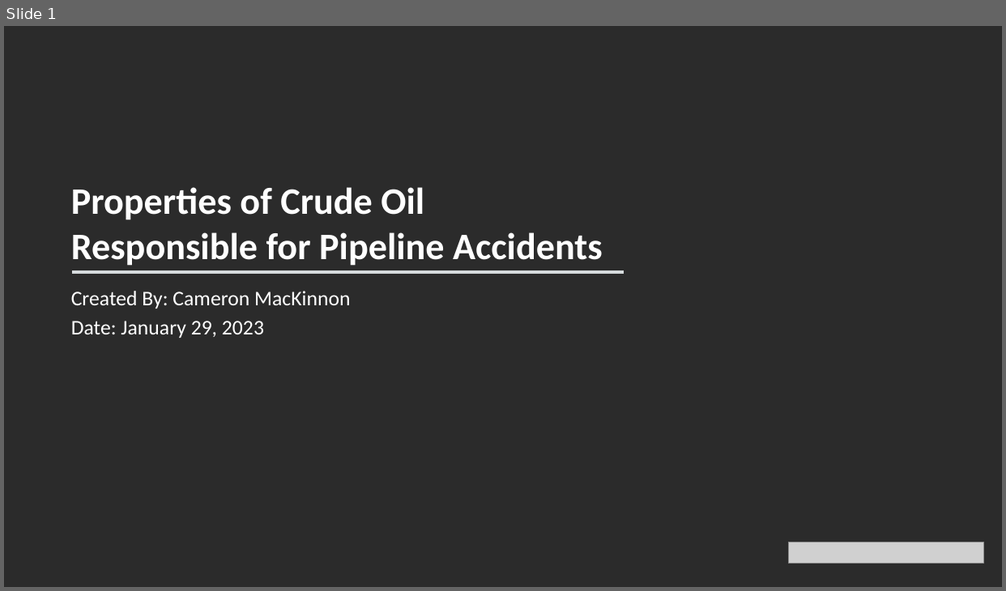
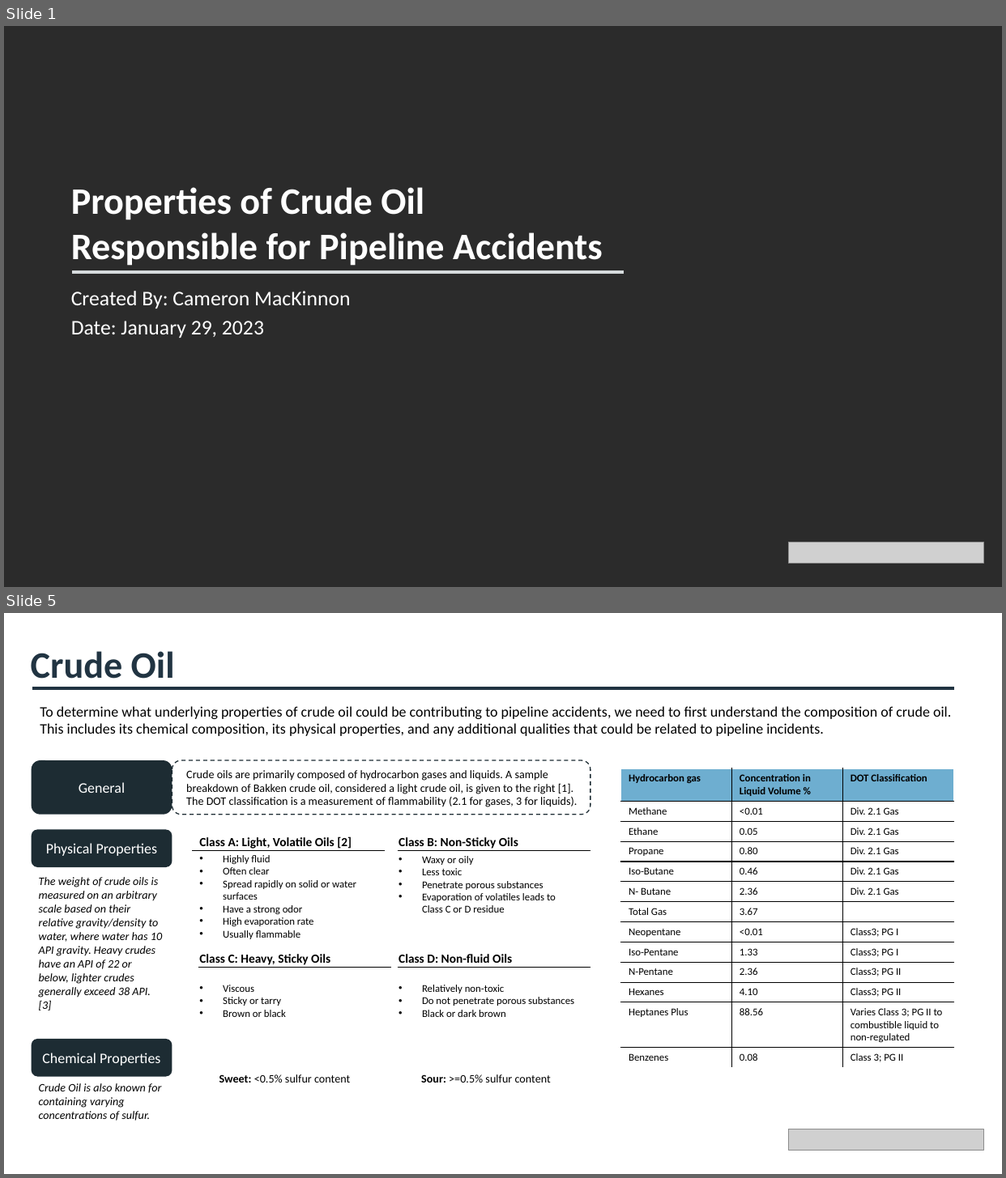
Before and after one commit to cameronmackinnon/crude_oil_accidents, a slide deck: presentations/Pipeline Accidents Presentation v0.pptx. Shown one above the other, each under a label of ours: slide 1 before the commit, slides 1 and 5 after it; the slides between them are not shown. The pictures are 1006x591 and 1006x1178 pixels, drawn with LibreOffice and Linux fonts; fonts in the diff are those of the drawing; grey boxes stand for pictures; background and template pictures are left out; a plain dark background stands for a picture behind light text. Boxes give left, top, right and bottom in pixels: in the first picture for what was removed or moved away, otherwise in the second. Text is boxed around its words. In the diff, an @@ line names an element or a change of style, - is before the commit and + after.

```diff
--- a/presentations/Pipeline Accidents Presentation v0.pptx
+++ b/presentations/Pipeline Accidents Presentation v0.pptx
@@ slide 5 added at box(4, 613, 1002, 1174), background #FFFFFF @@
@@ text added at box(31, 651, 175, 688), 36 pt, text #213442, bold @@
+Crude Oil
@@ line added from (32, 688) to (955, 688), #213442 3 pt @@
@@ text added at box(40, 706, 951, 736), 14 pt, text #000000 @@
+To determine what underlying properties of crude oil could be contributing to pipeline accidents, we need to first understand the composition of crude oil. This includes its chemical composition, its physical properties, and any additional qualities that could be related to pipeline incidents.
@@ rounded rectangle added at box(31, 760, 172, 815), fill #1D2C33, 14 pt, text #FFFFFF @@
+General
@@ rounded rectangle added at box(172, 760, 591, 815), outline #1D2C33 1 pt dashed @@
@@ text added at box(186, 770, 577, 807), 11 pt, text #000000 @@
+Crude oils are primarily composed of hydrocarbon gases and liquids. A sample breakdown of Bakken crude oil, considered a light crude oil, is given to the right [1]. The DOT classification is a measurement of flammability (2.1 for gases, 3 for liquids).
@@ table added at box(621, 769, 954, 1066), 13 rows, 3 columns @@
+Hydrocarbon gas | Concentration in Liquid Volume % | DOT Classification
+Methane | <0.01 | Div. 2.1 Gas
+Ethane | 0.05 | Div. 2.1 Gas
+Propane | 0.80 | Div. 2.1 Gas
+Iso-Butane | 0.46 | Div. 2.1 Gas
+N- Butane | 2.36 | Div. 2.1 Gas
+Total Gas | 3.67 | 
+Neopentane | <0.01 | Class3; PG I
+Iso-Pentane | 1.33 | Class3; PG I
+N-Pentane | 2.36 | Class3; PG II
+Hexanes | 4.10 | Class3; PG II
+Heptanes Plus | 88.56 | Varies Class 3; PG II to combustible liquid to non-regulated
+Benzenes | 0.08 | Class 3; PG II
@@ rounded rectangle added at box(31, 829, 172, 867), fill #1D2C33, 14 pt, text #FFFFFF @@
+Physical Properties
@@ line added from (192, 850) to (385, 850), #000000 0.5 pt @@
@@ text added at box(199, 837, 351, 849), 12 pt, text #000000, bold @@
+Class A: Light, Volatile Oils [2]
@@ text added at box(223, 855, 356, 939), 10 pt, text #000000 @@
+• Highly fluid
+• Often clear
+• Spread rapidly on solid or water surfaces
+• Have a strong odor
+• High evaporation rate
+• Usually flammable
@@ line added from (398, 851) to (590, 851), #000000 0.5 pt @@
@@ text added at box(398, 837, 518, 849), 12 pt, text #000000, bold @@
+Class B: Non-Sticky Oils
@@ text added at box(39, 877, 162, 1011), 11 pt, text #000000, italic @@
+The weight of crude oils is measured on an arbitrary scale based on their relative gravity/density to water, where water has 10 API gravity. Heavy crudes have an API of 22 or below, lighter crudes generally exceed 38 API. [3]
@@ text added at box(422, 856, 556, 913), 10 pt, text #000000 @@
+• Waxy or oily
+• Less toxic
+• Penetrate porous substances
+• Evaporation of volatiles leads to Class C or D residue
@@ line added from (198, 967) to (391, 967), #000000 0.5 pt @@
@@ text added at box(199, 954, 330, 965), 12 pt, text #000000, bold @@
+Class C: Heavy, Sticky Oils
@@ line added from (398, 967) to (590, 967), #000000 0.5 pt @@
@@ text added at box(398, 954, 512, 963), 12 pt, text #000000, bold @@
+Class D: Non-fluid Oils
@@ text added at box(223, 985, 286, 1017), 10 pt, text #000000 @@
+• Viscous
+• Sticky or tarry
+• Brown or black
@@ text added at box(422, 985, 574, 1017), 10 pt, text #000000 @@
+• Relatively non-toxic
+• Do not penetrate porous substances
+• Black or dark brown
@@ rounded rectangle added at box(31, 1039, 172, 1076), fill #1D2C33, 14 pt, text #FFFFFF @@
+Chemical Properties
@@ text added at box(39, 1084, 161, 1121), 11 pt, text #000000, italic @@
+Crude Oil is also known for containing varying concentrations of sulfur.
@@ text added at box(219, 1075, 350, 1083), 11 pt, text #000000 @@
+Sweet: <0.5% sulfur content
@@ text added at box(421, 1075, 551, 1083), 11 pt, text #000000 @@
+Sour: >=0.5% sulfur content
@@ picture added at box(790, 1130, 985, 1150) @@
```
Also in this commit, not shown: 7 slides changed, 6 other slides added, 4 other files.
